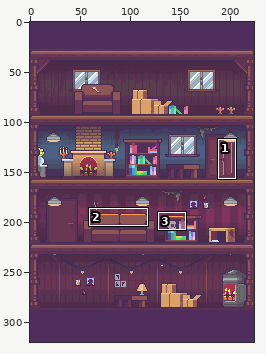
Two versions of one sprite sheet, img/level1/bg.png. Above: a wide view before the commit, with the close-up outlined.
Close-up. First the earlier version:
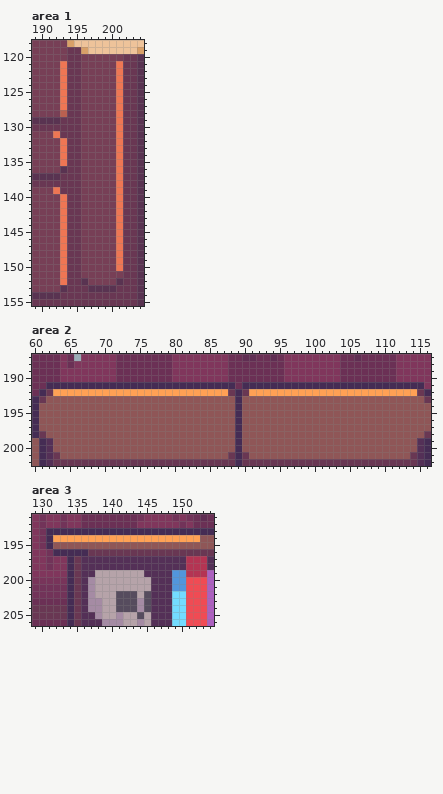
The file is 224x320 pixels. Colours within 5 levels of each other are drawn and written as one. Shown: area 1: x 189..204, y 118..155; area 2: x 60..116, y 187..202; area 3: x 129..154, y 191..206. The commit also changed other parts of the picture, which this record leaves out.
Now the later version:
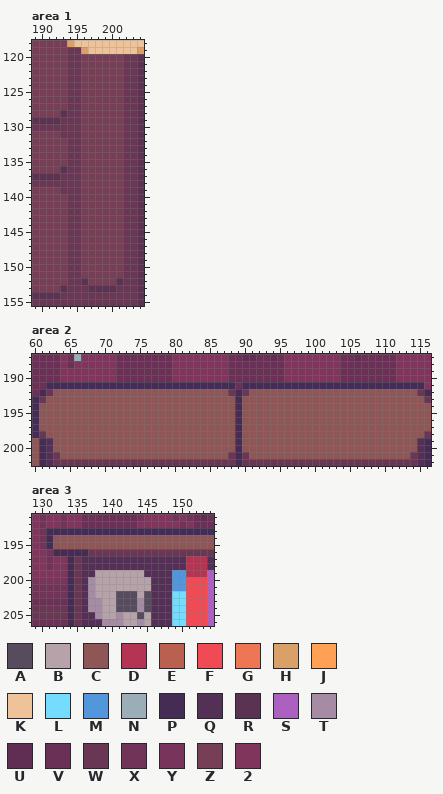
Palette (. is transparent): A #564c5e  B #b6a3a9  C #8f5657  D #b43453  E #ba6050  F #f04b54  G #ee7654  H #d9a068  J #ffa155  K #eec39a  L #73dcff  M #5296dc  N #9badb7  P #452c54  Q #543057  R #593351  S #ac60bf  T #a58ba4  U #602e53  V #6b3055  W #693753  X #723359  Y #78345a  Z #773f56  2 #80365c
Edits made:
Area 1:
The author changed colour E to colour R in row 128 at x 193.
The author changed colour G to colour Z in rows 121 to 127 at x 193 and 201; in rows 128 to 130 at x 201; in row 131 at x 192 and 201; in rows 132 to 135 at x 193 and 201; in rows 136 to 138 at x 201; in row 139 at x 192 and 201.
The author changed colour G to colour Z in rows 140 to 150 at x 193 and 201; in rows 151 to 152 at x 193.
Area 2:
The author changed colour J to colour C in row 192 at x 63 to 87 and 91 to 114.
Area 3:
The author changed colour J to colour C in row 194 at x 132 to 152.
Changed places in both close-ups, as pixel boxes (x1, y1, x2, y2):
changed: (53, 61, 67, 166)
changed: (116, 61, 123, 271)
changed: (53, 187, 67, 285)
changed: (53, 389, 417, 396)
changed: (53, 535, 200, 542)
